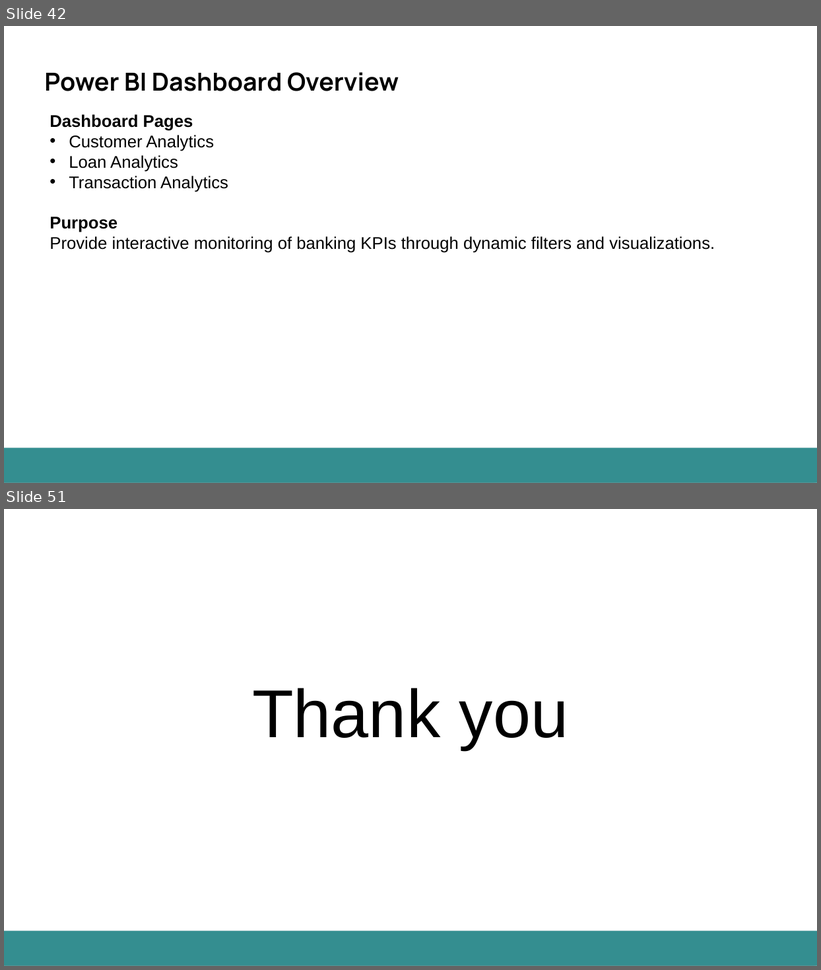
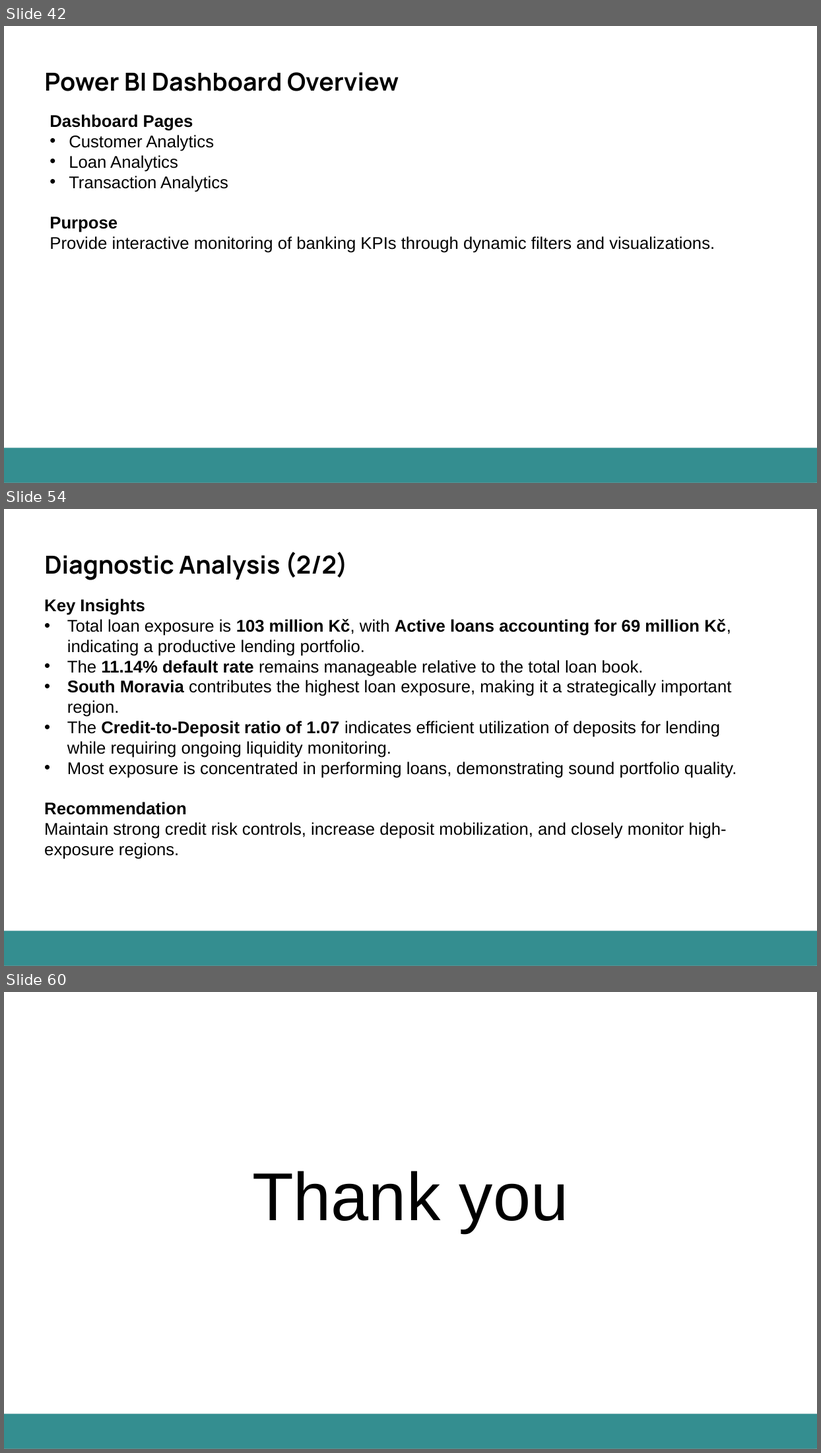
Before and after one commit to itsaakashanalytics-ship-it/CZ-Bank-DATA-Analysis-Project, a slide deck: PRP PROJECT 1 - FINAL PPT.pptx. Shown one above the other, each under a label of ours: slides 42 and 51 before the commit, slides 42, 54 and 60 after it; the slides between them are not shown. The pictures are 821x970 and 821x1453 pixels, drawn with LibreOffice and Linux fonts; fonts in the diff are those of the drawing. Boxes give left, top, right and bottom in pixels: in the first picture for what was removed or moved away, otherwise in the second. Text is boxed around its words. In the diff, an @@ line names an element or a change of style, - is before the commit and + after.

```diff
--- a/PRP PROJECT 1 - FINAL PPT.pptx
+++ b/PRP PROJECT 1 - FINAL PPT.pptx
@@ slide 54 added at (4,509,817,966), background #FFFFFF; not listed: 1 template element that a slide beside it also shows @@
@@ text added at (44,552,348,580), 29.3 pt, text #000000, bold @@
+Diagnostic Analysis (2/2)
@@ text added at (44,599,737,859), 20 pt, text #000000 @@
+Key Insights
+• Total loan exposure is 103 million Kč, with Active loans accounting for 69 million Kč, indicating a productive lending portfolio.
+• The 11.14% default rate remains manageable relative to the total loan book.
+• South Moravia contributes the highest loan exposure, making it a strategically important region.
+• The Credit-to-Deposit ratio of 1.07 indicates efficient utilization of deposits for lending while requiring ongoing liquidity monitoring.
+• Most exposure is concentrated in performing loans, demonstrating sound portfolio quality.
+Recommendation
+Maintain strong credit risk controls, increase deposit mobilization, and closely monitor high-exposure regions.
@@ what was slide 51 is now slide 60 @@
```
Also in this commit, not shown: 26 slides changed, 9 other slides added, 1 slide removed, 2 other files.
